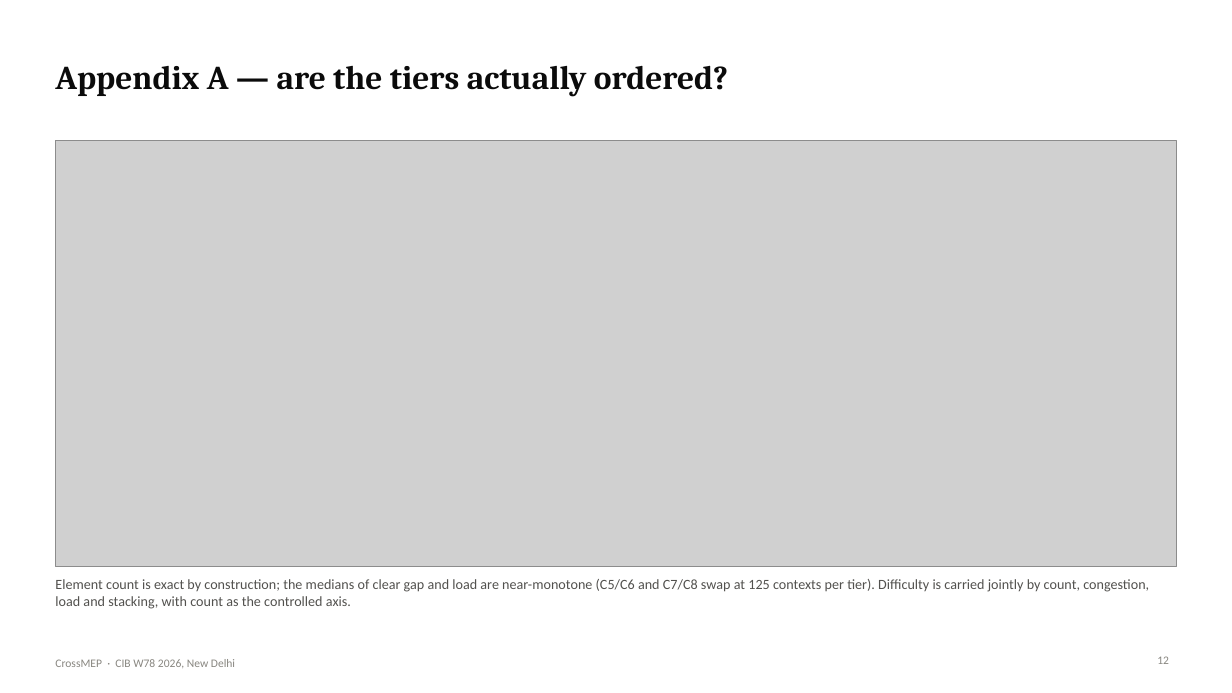
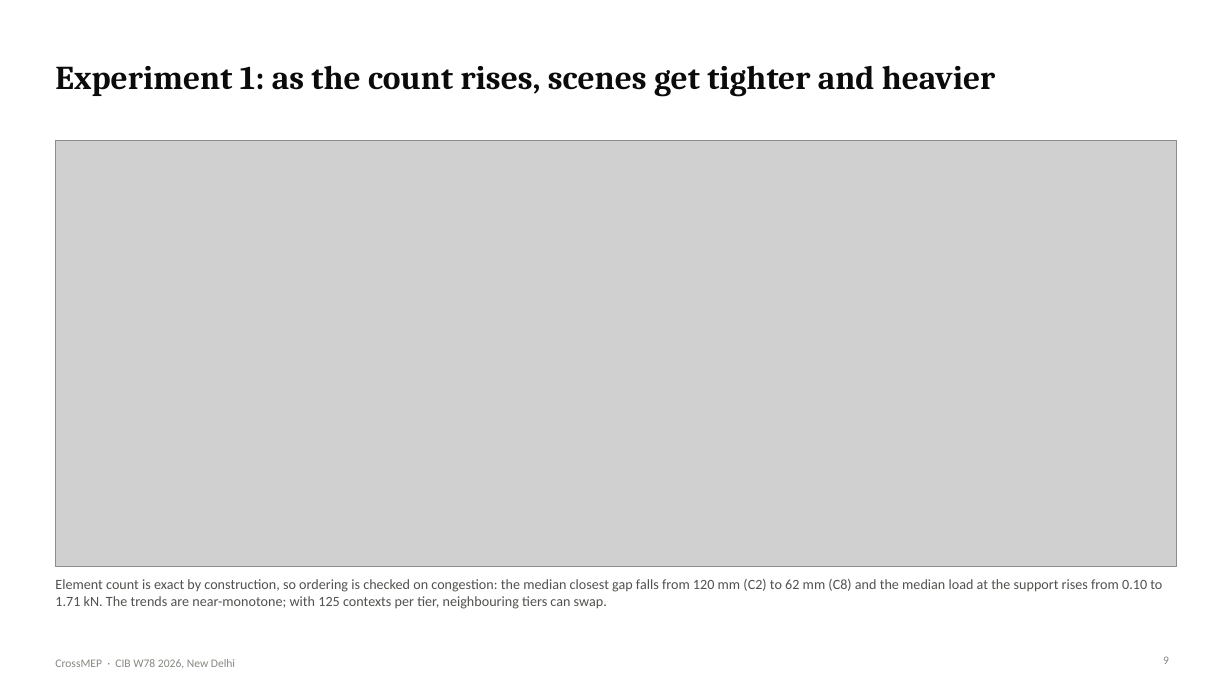
Before and after one commit to lavinia-ped/CrossMEP_Dataset, a slide deck: slide 9 of docs/CrossMEP_CIBW78_talk.pptx (slide 12 before the commit). Drawn at 1232x693 pixels with LibreOffice and Linux fonts; fonts in the diff are those of the drawing; grey boxes stand for pictures. Boxes give left, top, right and bottom in pixels: in the first picture for what was removed or moved away, otherwise in the second. Text is boxed around its words. In the diff, an @@ line names an element or a change of style, - is before the commit and + after.

```diff
--- a/docs/CrossMEP_CIBW78_talk.pptx
+++ b/docs/CrossMEP_CIBW78_talk.pptx
@@ title at (55,65,995,97): text changed @@
-Appendix A — are the tiers actually ordered?
+Experiment 1: as the count rises, scenes get tighter and heavier
@@ text at (55,579,1162,609): text changed @@
-Element count is exact by construction; the medians of clear gap and load are near-monotone (C5/C6 and C7/C8 swap at 125 contexts per tier). Difficulty is carried jointly by count, congestion, load and stacking, with count as the controlled axis.
+Element count is exact by construction, so ordering is checked on congestion: the median closest gap falls from 120 mm (C2) to 62 mm (C8) and the median load at the support rises from 0.10 to 1.71 kN. The trends are near-monotone; with 125 contexts per tier, neighbouring tiers can swap.
@@ page number at (1163,656,1169,664): text changed @@
-12
+9
```
Also in this commit, not shown: 8 other slides changed, 7 slides added, 4 slides removed, 21 other files.
